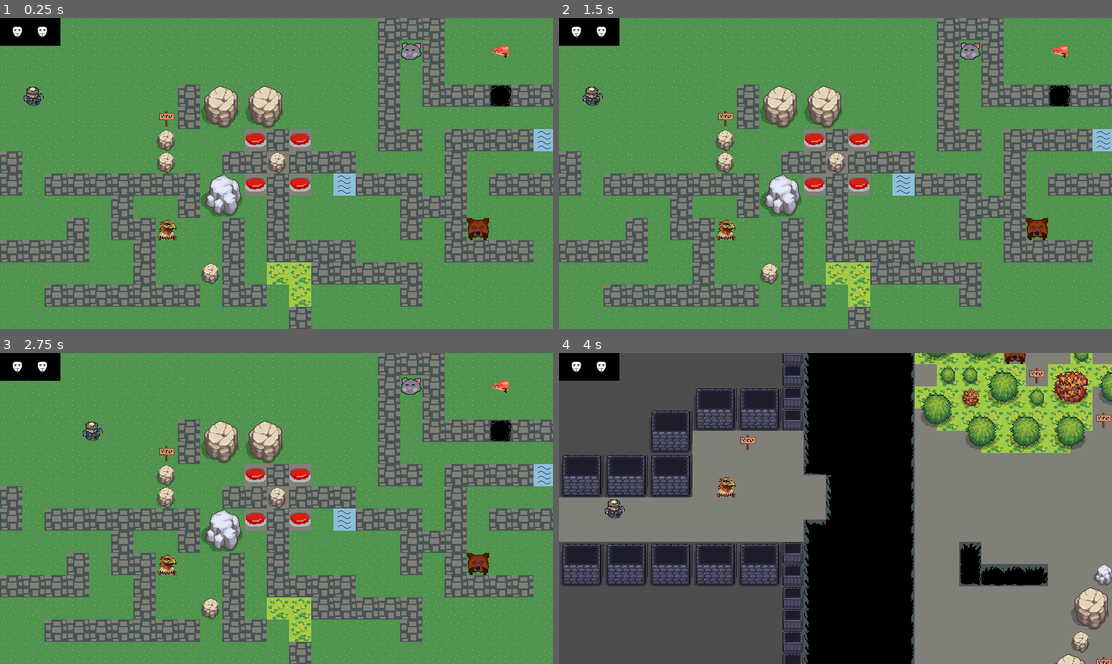
Above: before the commit, frames 1-4 (two rows, left to right).
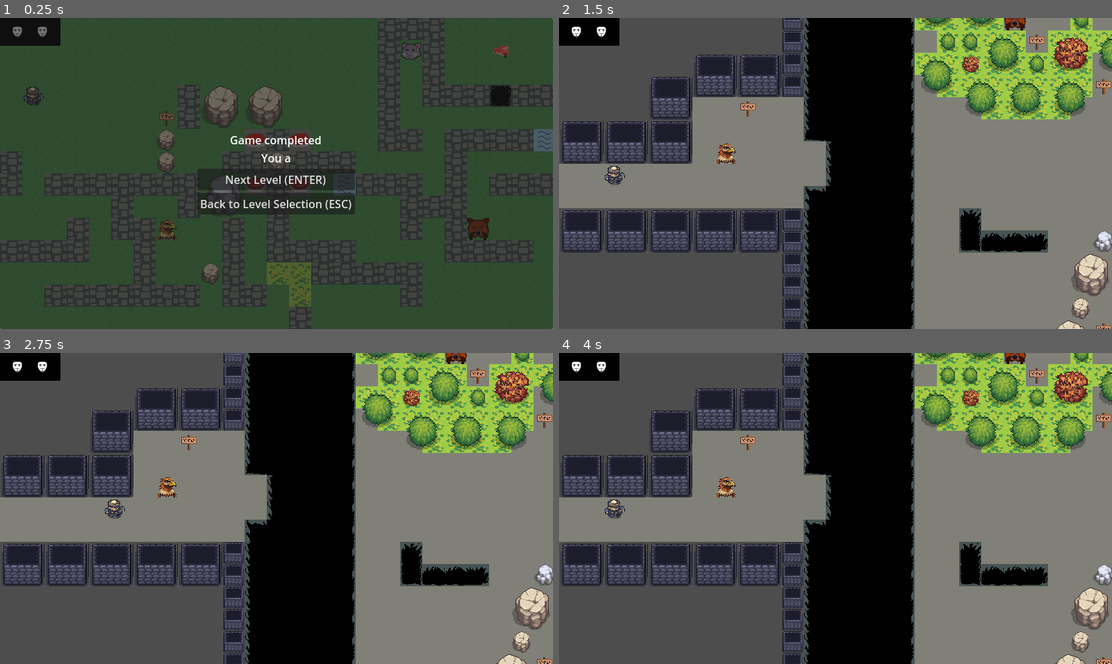
Above: after the commit, the same moments.

Repository: freeze88420/ggj26-spirit-masks-fork
Game: Godot game, scene res://levels/level_6.tscn
Same seed, same stepped clock (60 frames per second), same inputs: the game is played once before the commit and once after it. This scene is started directly instead of the project's main scene.
Inputs (mouse positions are in pixels of both pictures, inside the frame that each line leads up to):
- Up to frame 1 (0.25 s): no input
- Up to frame 2 (1.5 s): click (835, 204) at 0.5 s, where only the run after the commit has a clickable "Back to Level Selection (ESC)"; click (730, 136) at 1.25 s, where only the run after the commit has a clickable "Level 1"
- Up to frame 3 (2.75 s): tap Enter at 2 s; hold D (player_move_right) from 2.03 s (still down); tap Space (mask_interact) at 2.1 s
- Up to frame 4 (4 s): release D (player_move_right) at 2.78 s; hold Escape (back_action) 2.78-3.5 s; tap F (mask_swap) at 2.85 s; click "Level 1" at 3.5 s

The runs differ from the first frame. In frame 1, 98% of the frame differs, in the area x 0-100%, y 0-100%; in frame 2, 90%; in frame 3, 90%; in frame 4, nothing differs.

Commit message:
feat: level complete animation and game complete screen

Diff:
--- a/levels/level_6.tscn
+++ b/levels/level_6.tscn
@@ -18,6 +18,17 @@
 
 [node name="TreesAndStuff" parent="." index="1"]
 tile_map_data = PackedByteArray("AAAAAAoAAAAAAAEAAAABAAoAAAAAAAEAAAACAAoAAAAAAAEAAAADAAkAAAAAAAEAAAADAAoAAAAAAAEAAAADAA …(1680 unchanged characters)…
+
+[node name="LevelCompleteOverlay" parent="CanvasLayer" index="1"]
+visible = true
+
+[node name="Label" parent="CanvasLayer/LevelCompleteOverlay/CenterContainer/VBoxContainer" index="0"]
+text = "Game completed
+You are awesome!"
+
+[node name="Button2" parent="CanvasLayer/LevelCompleteOverlay/CenterContainer/VBoxContainer" index="1"]
+visible = false
+disabled = true
 
 [node name="Player" parent="WorldPlacedObjects" index="1"]
 position = Vector2(48, 112)
--- a/levels/level_base.gd
+++ b/levels/level_base.gd
@@ -49,6 +49,7 @@
 	complete = true
 	player.enabled = false
 	level_complete_overlay.show()
+	$CanvasLayer/LevelCompleteOverlay/AnimationPlayer.play("LevelComplete")
 
 
 func exit_to_level_selector() -> void:
--- a/levels/level_base.tscn
+++ b/levels/level_base.tscn
@@ -15,6 +15,67 @@
 distance = -18.0
 
 [sub_resource type="WorldBoundaryShape2D" id="WorldBoundaryShape2D_p3adb"]
+
+[sub_resource type="Animation" id="Animation_ts4ud"]
+resource_name = "LevelComplete"
+length = 2.0
+tracks/0/type = "value"
+tracks/0/imported = false
+tracks/0/enabled = true
+tracks/0/path = NodePath("CenterContainer/VBoxContainer/Label:visible_characters")
+tracks/0/interp = 1
+tracks/0/loop_wrap = true
+tracks/0/keys = {
+"times": PackedFloat32Array(0, 1),
+"transitions": PackedFloat32Array(1, 1),
+"update": 0,
+"values": [0, 20]
+}
+tracks/1/type = "value"
+tracks/1/imported = false
+tracks/1/enabled = true
+tracks/1/path = NodePath("CenterContainer/VBoxContainer/VBoxContainer:modulate")
+tracks/1/interp = 1
+tracks/1/loop_wrap = true
+tracks/1/keys = {
+"times": PackedFloat32Array(0.73333335, 1.3666667),
+"transitions": PackedFloat32Array(1, 1),
+"update": 0,
+"values": [Color(1, 1, 1, 0), Color(1, 1, 1, 1)]
+}
+
+[sub_resource type="Animation" id="Animation_jd1fy"]
+length = 0.001
+tracks/0/type = "value"
+tracks/0/imported = false
+tracks/0/enabled = true
+tracks/0/path = NodePath("CenterContainer/VBoxContainer/Label:visible_characters")
+tracks/0/interp = 1
+tracks/0/loop_wrap = true
+tracks/0/keys = {
+"times": PackedFloat32Array(0),
+"transitions": PackedFloat32Array(1),
+"update": 1,
+"values": [20]
+}
+tracks/1/type = "value"
+tracks/1/imported = false
+tracks/1/enabled = true
+tracks/1/path = NodePath("CenterContainer/VBoxContainer/VBoxContainer:modulate")
+tracks/1/interp = 1
+tracks/1/loop_wrap = true
+tracks/1/keys = {
+"times": PackedFloat32Array(0),
+"transitions": PackedFloat32Array(1),
+"update": 0,
+"values": [Color(1, 1, 1, 1)]
+}
+
+[sub_resource type="AnimationLibrary" id="AnimationLibrary_cnvg6"]
+_data = {
+&"LevelComplete": SubResource("Animation_ts4ud"),
+&"RESET": SubResource("Animation_jd1fy")
+}
 
 [node name="LevelBase" type="Node2D"]
 texture_filter = 1
@@ -78,6 +139,11 @@
 offset_right = 796.0
 offset_bottom = 448.0
 
+[node name="AnimationPlayer" type="AnimationPlayer" parent="CanvasLayer/LevelCompleteOverlay"]
+libraries = {
+&"": SubResource("AnimationLibrary_cnvg6")
+}
+
 [node name="CenterContainer" type="CenterContainer" parent="CanvasLayer/LevelCompleteOverlay"]
 layout_mode = 2
 
@@ -88,12 +154,17 @@
 layout_mode = 2
 text = "LEVEL COMPLETE!"
 horizontal_alignment = 1
+visible_characters = 20
+visible_ratio = 1.3333334
 
-[node name="Button2" type="Button" parent="CanvasLayer/LevelCompleteOverlay/CenterContainer/VBoxContainer"]
+[node name="VBoxContainer" type="VBoxContainer" parent="CanvasLayer/LevelCompleteOverlay/CenterContainer/VBoxContainer"]
+layout_mode = 2
+
+[node name="Button2" type="Button" parent="CanvasLayer/LevelCompleteOverlay/CenterContainer/VBoxContainer/VBoxContainer"]
 layout_mode = 2
 text = "Next Level (ENTER)"
 
-[node name="Button" type="Button" parent="CanvasLayer/LevelCompleteOverlay/CenterContainer/VBoxContainer"]
+[node name="Button" type="Button" parent="CanvasLayer/LevelCompleteOverlay/CenterContainer/VBoxContainer/VBoxContainer"]
 layout_mode = 2
 text = "Back to Level Selection (ESC)"
 
@@ -122,5 +193,5 @@
 position = Vector2(16, 16)
 tilemap = NodePath("../../Ground")
 
-[connection signal="pressed" from="CanvasLayer/LevelCompleteOverlay/CenterContainer/VBoxContainer/Button2" to="." method="_on_next_level_pressed"]
-[connection signal="pressed" from="CanvasLayer/LevelCompleteOverlay/CenterContainer/VBoxContainer/Button" to="." method="exit_to_level_selector"]
+[connection signal="pressed" from="CanvasLayer/LevelCompleteOverlay/CenterContainer/VBoxContainer/VBoxContainer/Button2" to="." method="_on_next_level_pressed"]
+[connection signal="pressed" from="CanvasLayer/LevelCompleteOverlay/CenterContainer/VBoxContainer/VBoxContainer/Button" to="." method="exit_to_level_selector"]
Not shown: 1 places in levels/level_base.tscn that only renumber resources
